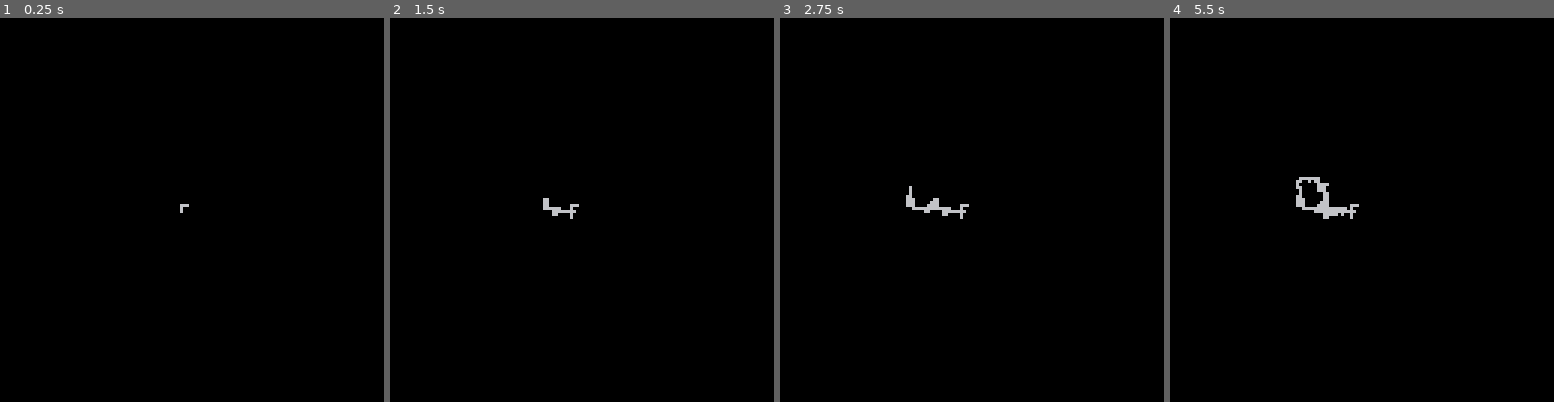
Above: before the commit, frames 1-4 (left to right).
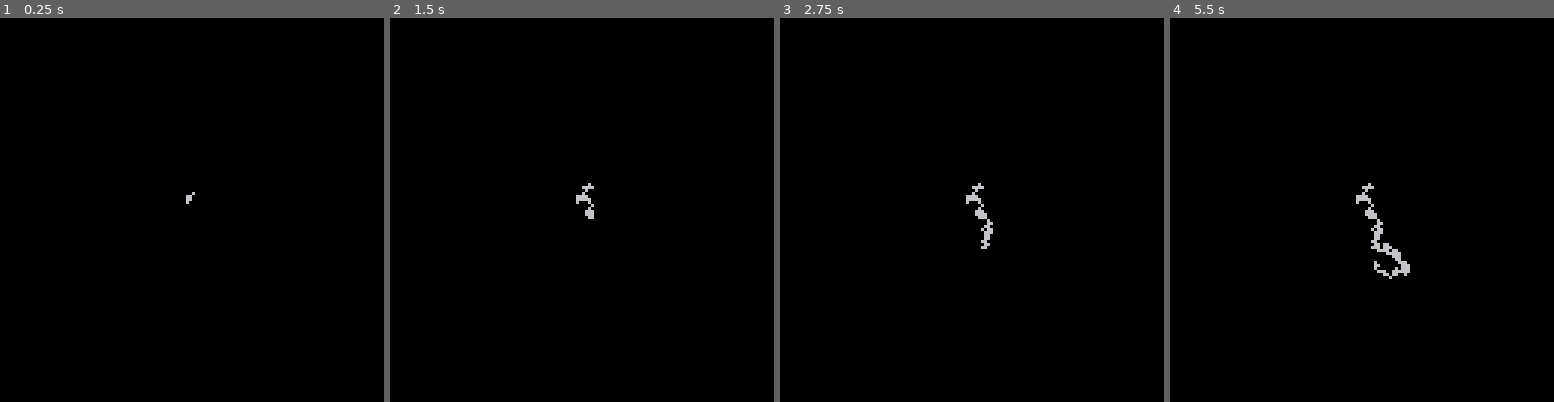
Above: after the commit, the same moments.

Repository: inchingforward/nocpico8
Game: PICO-8 cartridge walker.p8
Same seed, same stepped clock (60 frames per second), same inputs: the game is played once before the commit and once after it.
Inputs:
- Up to frame 1 (0.25 s): no input
- Up to frame 2 (1.5 s): no input
- Up to frame 3 (2.75 s): no input
- Up to frame 4 (5.5 s): no input

The runs differ from the first frame. In frame 1, less than 0.1% of the frame differs, in the area x 46-51%, y 45-51%; in frame 2, 0.3%; in frame 3, 0.6%; in frame 4, 1.2%, in the area x 32-63%, y 41-68%.

Commit message:
Added 9 direction walking.

Diff:
--- a/walker.p8
+++ b/walker.p8
@@ -9,17 +9,11 @@
 walker.y = 62
 
 function step()
-  local choice = flr(rnd(4))
-
-  if choice == 0 then
-    walker.x += 1
-  elseif choice == 1 then
-    walker.x -= 1
-  elseif choice == 2 then
-    walker.y += 1
-  else
-    walker.y -= 1
-  end
+  local stepx = flr(rnd(3)) - 1
+  local stepy = flr(rnd(3)) - 1
+
+  walker.x += stepx
+  walker.y += stepy
 end
 
 function _update()
